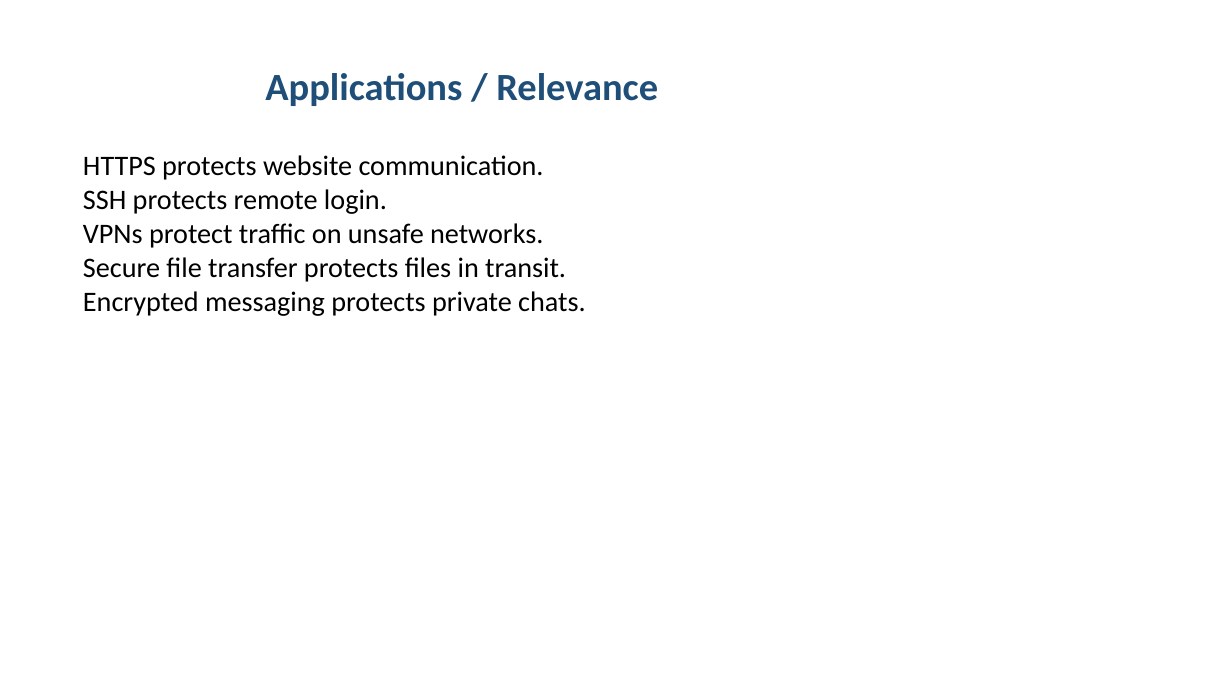
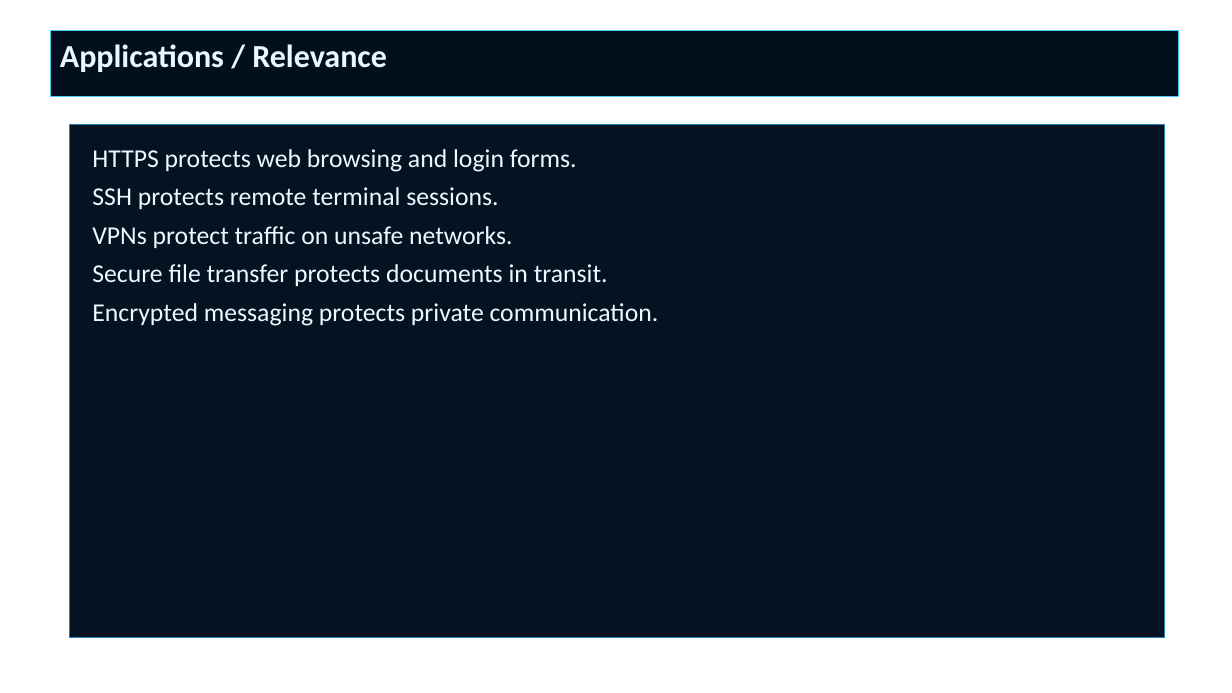
Before and after one commit to aastha2208/campussync-mobile, a slide deck: slide 20 of netcat_aat_project/Secure_Data_Transmission_over_Netcat_Presentation.pptx (slide 13 before the commit). Drawn at 1232x693 pixels with LibreOffice and Linux fonts; fonts in the diff are those of the drawing; background and template pictures are left out. Boxes give left, top, right and bottom in pixels: in the first picture for what was removed or moved away, otherwise in the second. Text is boxed around its words. In the diff, an @@ line names an element or a change of style, - is before the commit and + after.

```diff
--- a/netcat_aat_project/Secure_Data_Transmission_over_Netcat_Presentation.pptx
+++ b/netcat_aat_project/Secure_Data_Transmission_over_Netcat_Presentation.pptx
@@ rectangle "Applications / Relevance": place and size @@
-rectangle "Applications / Relevance" at (265,73,658,106)
+rectangle "Applications / Relevance" at (51,30,1178,97)
@@ rectangle "Applications / Relevance" at (51,30,1178,97): size 30 to 25 pt, text colour #1F4E79 to #E8F8FF; alignment centre to left; vertical alignment middle to top; fill none to #040F1E; outline none to #4BCDFF 0.75 pt @@
@@ rectangle "HTTPS protects web browsing and ...": place and size @@
-rectangle "HTTPS protects web browsing and ..." at (83,155,585,316)
+rectangle "HTTPS protects web browsing and ..." at (69,125,1165,638)
@@ rectangle "HTTPS protects web browsing and ..." at (69,125,1165,638): fill none to #051222; outline none to #2282B4 0.75 pt @@
@@ text in rectangle at (92,149,577,209): text changed; size 22 to 20 pt; text colour #000000 to #ECFAFF @@
-HTTPS protects website communication.
-SSH protects remote login.
+HTTPS protects web browsing and login forms.
+SSH protects remote terminal sessions.
@@ text in rectangle at (92,226,512,248): size 22 to 20 pt, text colour #000000 to #ECFAFF in "VPNs protect traffic on unsafe networks."; more space between paragraphs @@
@@ text in rectangle at (92,264,659,326): text changed; size 22 to 20 pt; text colour #000000 to #ECFAFF @@
-Secure file transfer protects files in transit.
-Encrypted messaging protects private chats.
+Secure file transfer protects documents in transit.
+Encrypted messaging protects private communication.
```
Also in this commit, not shown: 7 other slides changed, 17 slides added, 8 slides removed, 7 other files.
